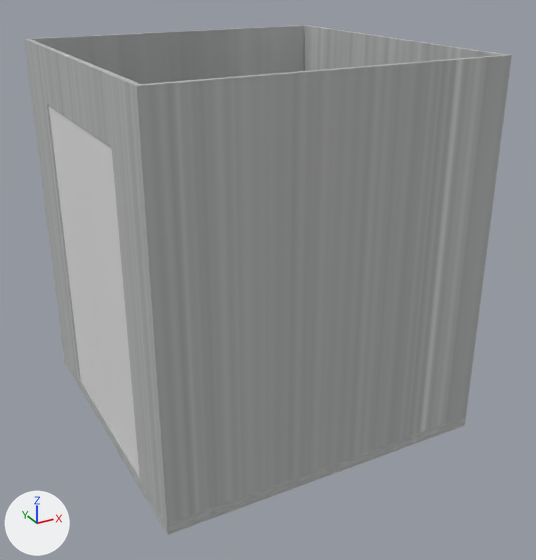
Before and after pictures for a commit that changed the glTF model mod/elevator.glb.
Both versions are drawn from a camera (50 mm lens) standing at (-5.14, -9.99, 6.97) and looking at (0.13, -0.4, 2.18). Arrows for +X, +Y and +Z are at lower left; the lights stay in place. Where no turn or scale is listed for an object, it has been applied to the vertices.

In view in the first picture: 'Elevator', 'SlidingDoorLeft', 'SlidingDoorRight'.
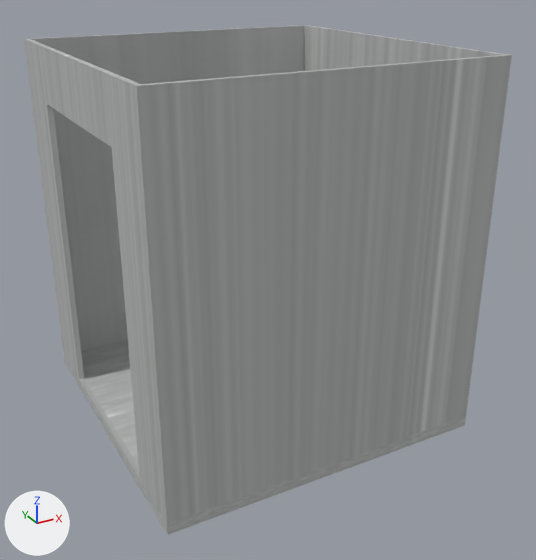
Commit message: Elevator work part 1

Where the newer file only moved an object's origin or applied its transform, the numbers keep the older frame.

Changed parts and their boxes [x1, y1, x2, y2] in the pictures (536 x 560 px):
'SlidingDoorRight', deleted
    before: [77, 125, 139, 473]
'SlidingDoorLeft', deleted
    before: [49, 106, 108, 423]

Patch to the scene script:
```diff
--- a/mod/elevator.glb.py
+++ b/mod/elevator.glb.py
@@ ob_slidingdoorright @@
-ob_slidingdoorright = bpy.data.objects.new('SlidingDoorRight', me_plane)
-ob_slidingdoorright.location = (-2.57, -1.0, 2.59)
@@ ob_slidingdoorleft @@
-ob_slidingdoorleft = bpy.data.objects.new('SlidingDoorLeft', me_plane_001)
-ob_slidingdoorleft.location = (-2.57, 1.0, 2.59)
```
